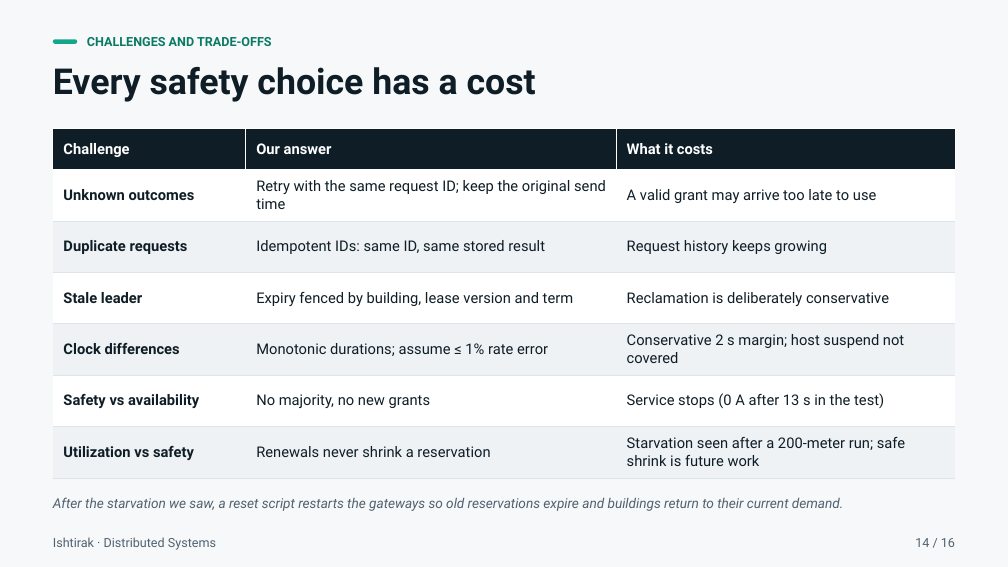
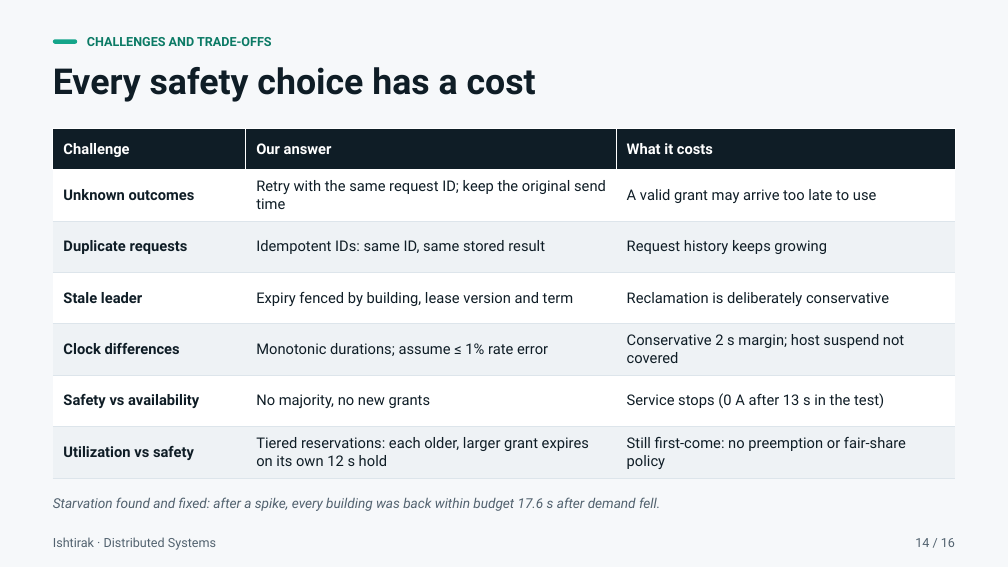
Before and after one commit to Roy-r2004/Ishtirak, a slide deck: slide 14 of docs/Ishtirak_Presentation.pptx. Drawn at 1008x567 pixels with LibreOffice and Linux fonts; fonts in the diff are those of the drawing. Boxes give left, top, right and bottom in pixels: in the first picture for what was removed or moved away, otherwise in the second. Text is boxed around its words. In the diff, an @@ line names an element or a change of style, - is before the commit and + after.

```diff
--- a/docs/Ishtirak_Presentation.pptx
+++ b/docs/Ishtirak_Presentation.pptx
@@ table at (53,129,955,478) @@
-row 7, column 2: Renewals never shrink a reservation
+row 7, column 2: Tiered reservations: each older, larger grant expires on its own 12 s hold
-row 7, column 3: Starvation seen after a 200-meter run; safe shrink is future work
+row 7, column 3: Still first-come: no preemption or fair-share policy
@@ text at (53,497,660,511): text changed @@
-After the starvation we saw, a reset script restarts the gateways so old reservations expire and buildings return to their current demand.
+Starvation found and fixed: after a spike, every building was back within budget 17.6 s after demand fell.
```
Also in this commit, not shown: 6 other slides changed, 23 other files.
